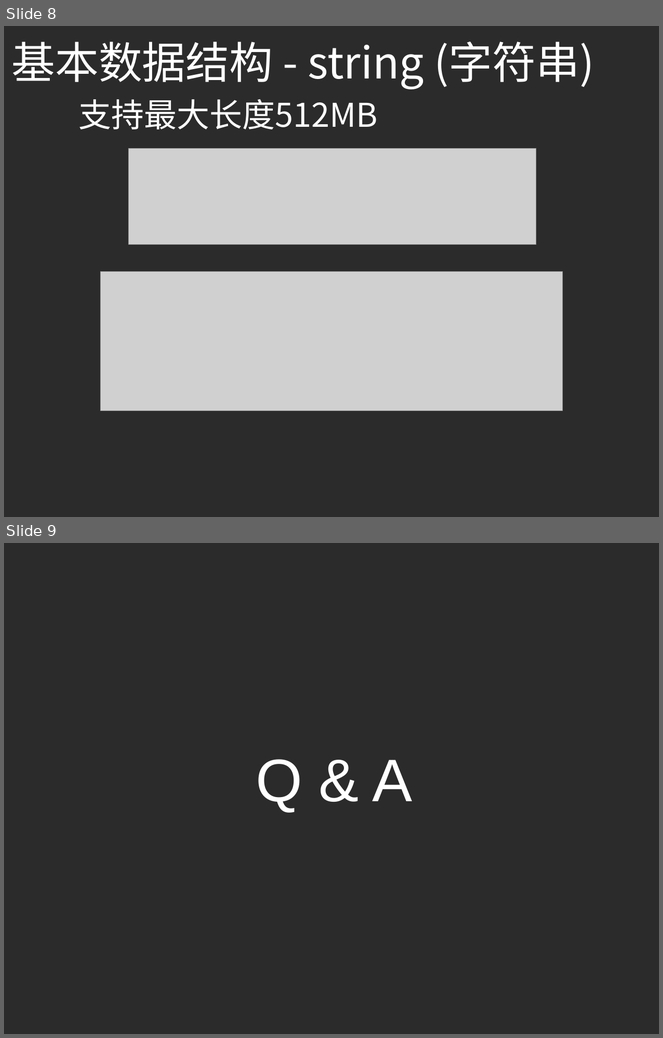
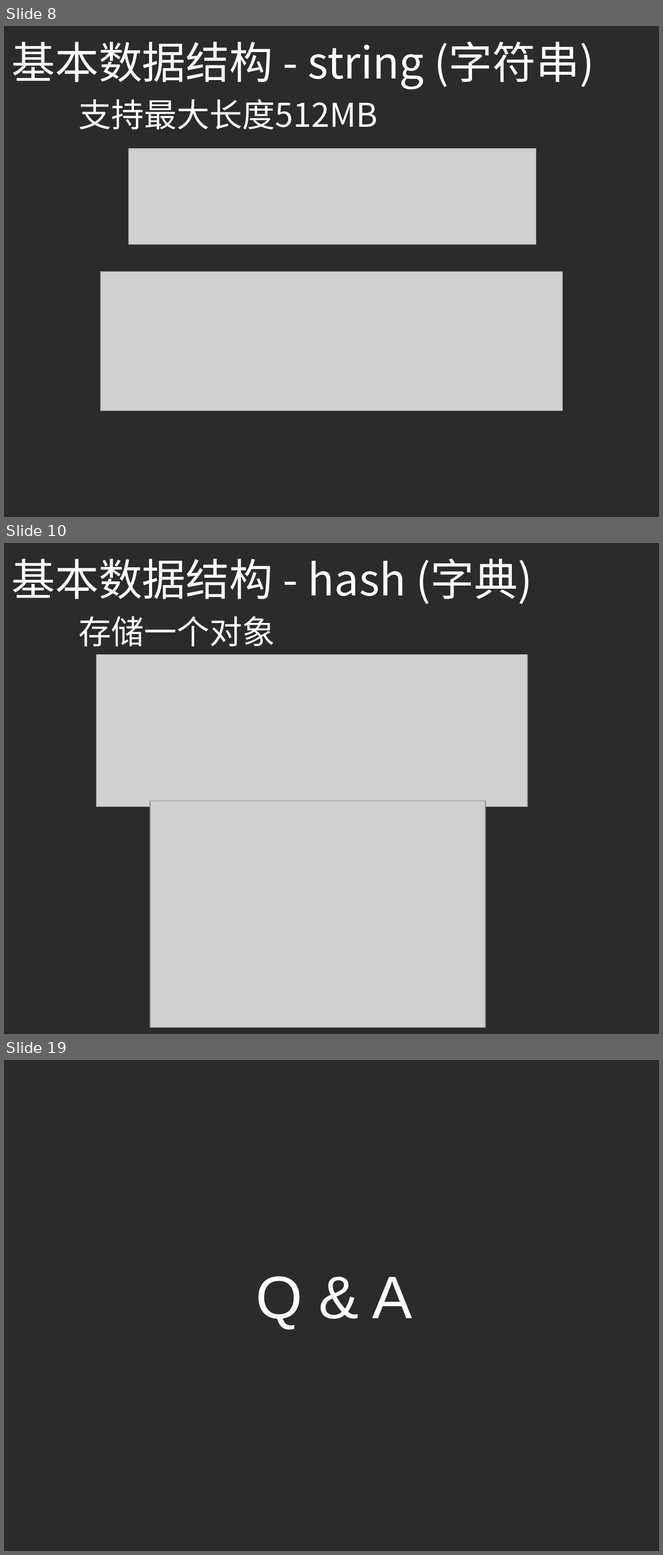
Before and after one commit to yellowb/redis-application-sharing, a slide deck: doc/SD_EP01_Redis_Adv_Application.pptx. Shown one above the other, each under a label of ours: slides 8 and 9 before the commit, slides 8, 10 and 19 after it; the slides between them are not shown. The pictures are 663x1038 and 663x1555 pixels, drawn with LibreOffice and Linux fonts; fonts in the diff are those of the drawing; grey boxes stand for pictures; background and template pictures are left out; a plain dark background stands for a picture behind light text. Boxes give left, top, right and bottom in pixels: in the first picture for what was removed or moved away, otherwise in the second. Text is boxed around its words. In the diff, an @@ line names an element or a change of style, - is before the commit and + after.

```diff
--- a/doc/SD_EP01_Redis_Adv_Application.pptx
+++ b/doc/SD_EP01_Redis_Adv_Application.pptx
@@ slide 10 added at [4,543,659,1034], background picture (left out) @@
@@ text added at [11,559,533,604], 48 pt, text #FFFFFF @@
+基本数据结构 - hash (字典)
@@ text added at [78,616,275,646], 36 pt, text #FFFFFF @@
+存储一个对象
@@ picture added at [97,654,528,807] @@
@@ picture added at [150,801,486,1028] @@
@@ what was slide 9 is now slide 19 @@
```
Also in this commit, not shown: 9 other slides added.
